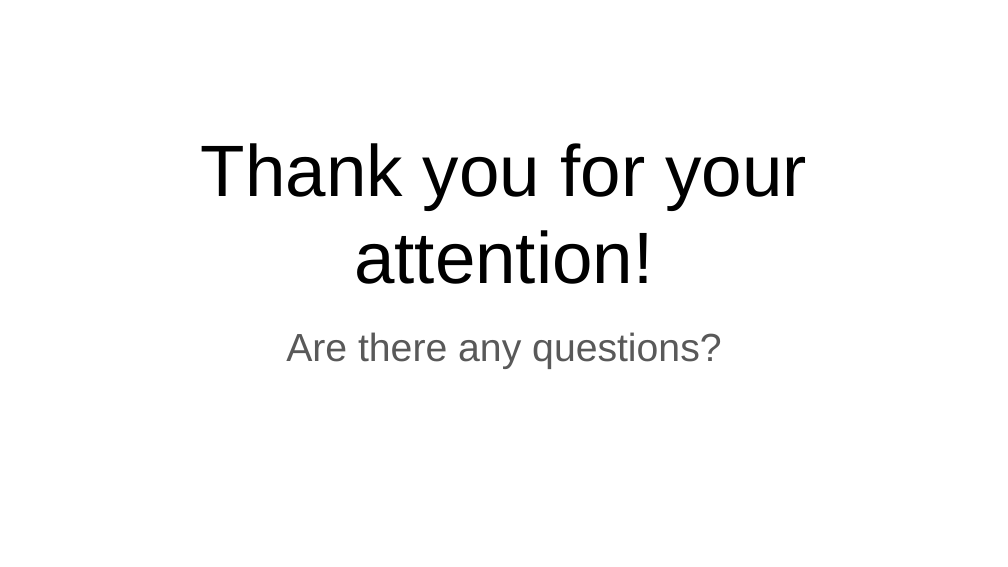
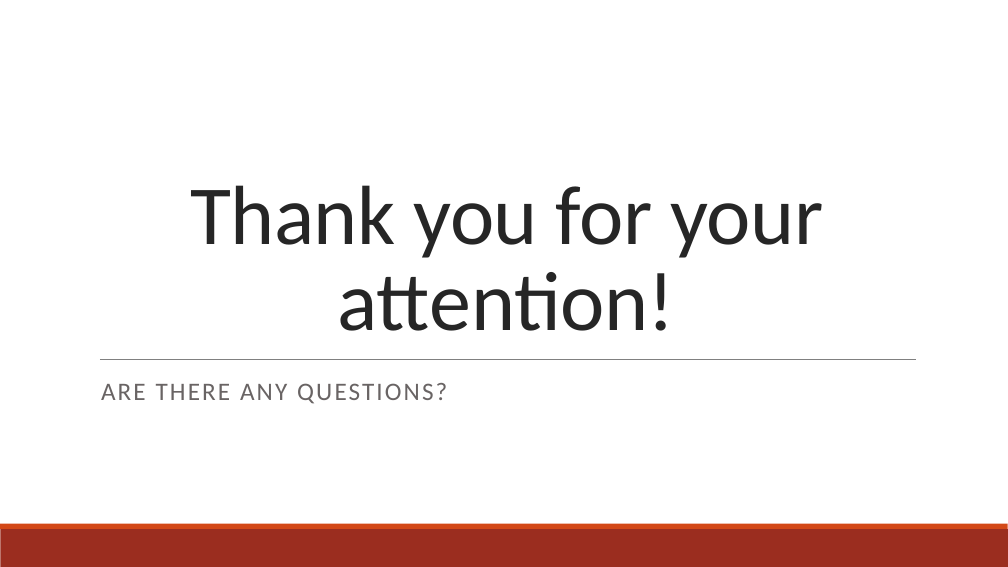
Before and after one commit to MrKort/Pcfb_Final_Project, a slide deck: slide 13 of PBfB_final_presentation_HKruize_KKort.pptx (slide 12 before the commit). Drawn at 1008x567 pixels with LibreOffice and Linux fonts; fonts in the diff are those of the drawing. Boxes give left, top, right and bottom in pixels: in the first picture for what was removed or moved away, otherwise in the second. Text is boxed around its words. In the diff, an @@ line names an element or a change of style, - is before the commit and + after.

```diff
--- a/PBfB_final_presentation_HKruize_KKort.pptx
+++ b/PBfB_final_presentation_HKruize_KKort.pptx
@@ title "Thank you for your attention!": place and size @@
-title "Thank you for your attention!" at (201, 143, 806, 284)
+title "Thank you for your attention!" at (190, 185, 823, 331)
@@ title "Thank you for your attention!" at (190, 185, 823, 331): size 52 to 60 pt, font Arial to Calibri, text colour #000000 to #262626, letter spacing 0 to -0.4 pt; line spacing 1 to 0.85 @@
@@ line added from (100, 359) to (916, 359), #808080 0.5 pt @@
@@ subtitle at (101, 383, 447, 404): text changed; size 28 to 18 pt; font Arial to Calibri; text colour #595959 to #696464 @@
-Are there any questions?
+ARE THERE ANY QUESTIONS?
@@ rectangle added at (0, 529, 1008, 567), fill #9B2D1F @@
@@ rectangle added at (0, 524, 1008, 529), fill #D34817 @@
```
Also in this commit, not shown: 9 other slides changed, 3 slides added, 2 slides removed, 4 other files.
